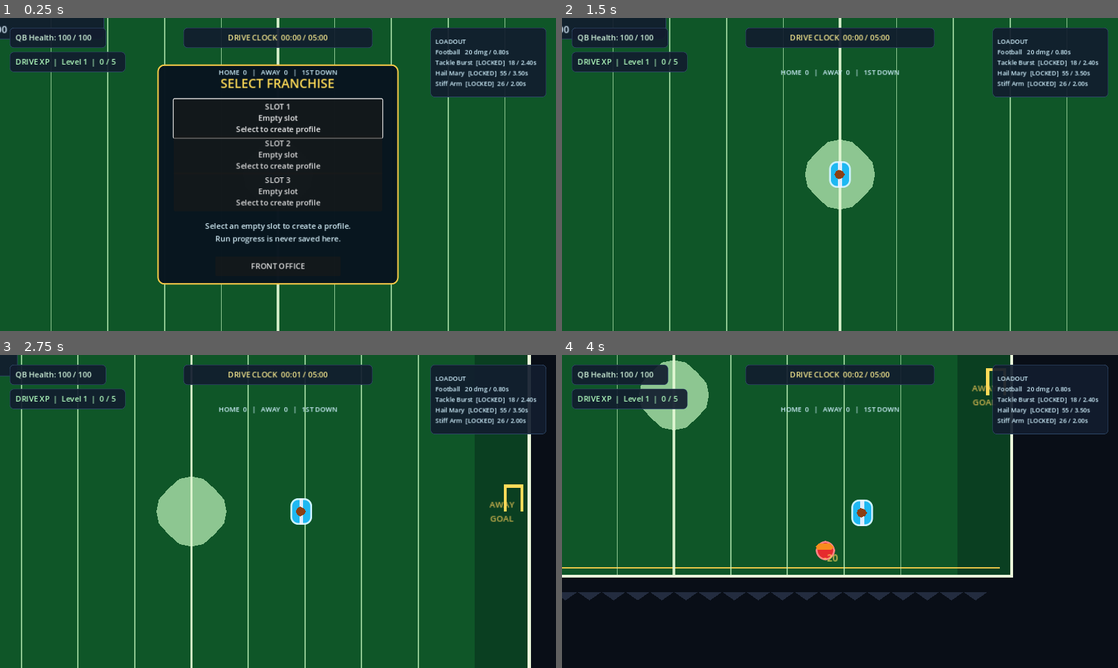
Above: before the commit, frames 1-4 (two rows, left to right).
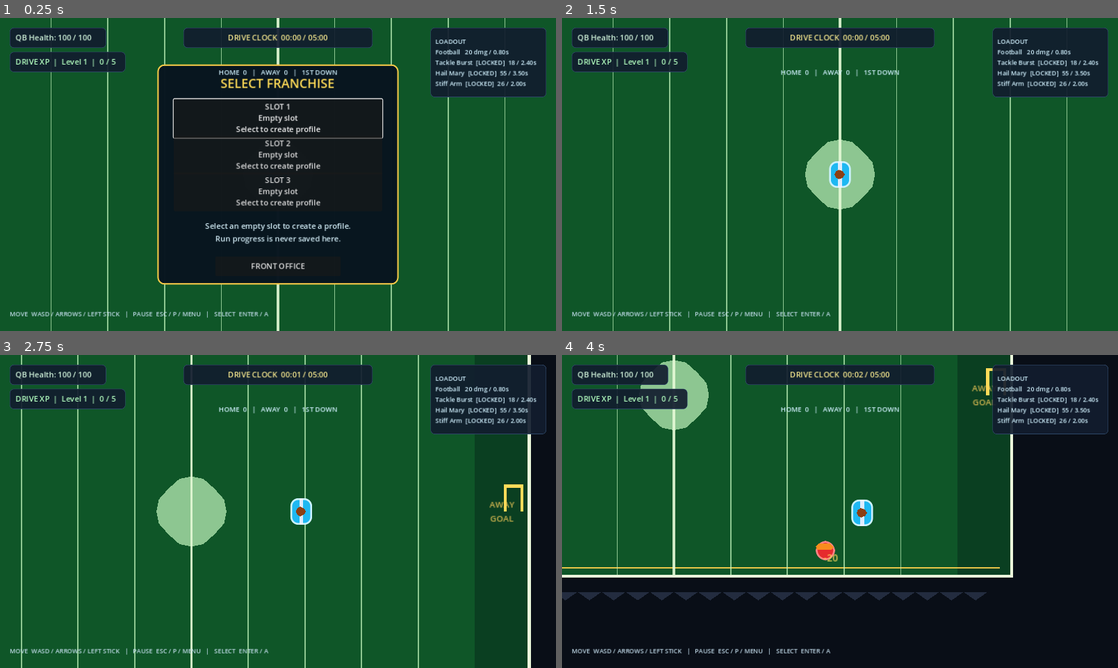
Above: after the commit, the same moments.

Repository: bulmaspanties/Football-Survivation
Game: Godot game, scene res://scenes/Main.tscn
Same seed, same stepped clock (60 frames per second), same inputs: the game is played once before the commit and once after it.
Inputs:
- Up to frame 1 (0.25 s): no input
- Up to frame 2 (1.5 s): click "SLOT 1 Empty slot Select to c…" at 0.5 s; click "KICK OFF" at 1.25 s
- Up to frame 3 (2.75 s): tap Enter at 2 s; hold D (move_right) from 2.03 s (still down)
- Up to frame 4 (4 s): release D (move_right) at 2.78 s; hold S (move_down) 2.78-3.53 s; hold D (move_right) from 3.53 s (still down)

The runs differ from the first frame. In frame 1, 1.1% of the frame differs, in the area x 0-49%, y 0-96%; in frame 2, 1.1%; in frame 3, 0.6%; in frame 4, 0.4%.

Commit message:
Fix controller actions and weapon activation
Co-authored-by: Copilot App <223556219+Copilot@users.noreply.github.com>

Diff:
--- a/project.godot
+++ b/project.godot
@@ -47,5 +47,29 @@
 }
 pause_game={
 "deadzone": 0.2,
-"events": [Object(InputEventKey,"physical_keycode":4194305), Object(InputEventKey,"physical_keycode":80), Object(InputEventJoypadButton,"button_index":6), Object(InputEventJoypadButton,"button_index":7)]
+"events": [Object(InputEventKey,"physical_keycode":4194305), Object(InputEventKey,"physical_keycode":80), Object(InputEventJoypadButton,"button_index":4), Object(InputEventJoypadButton,"button_index":5), Object(InputEventJoypadButton,"button_index":6)]
 }
+ui_accept={
+"deadzone": 0.2,
+"events": [Object(InputEventKey,"physical_keycode":4194309), Object(InputEventKey,"physical_keycode":32), Object(InputEventJoypadButton,"button_index":0)]
+}
+ui_cancel={
+"deadzone": 0.2,
+"events": [Object(InputEventKey,"physical_keycode":4194305), Object(InputEventJoypadButton,"button_index":1)]
+}
+ui_up={
+"deadzone": 0.2,
+"events": [Object(InputEventKey,"physical_keycode":4194320), Object(InputEventJoypadButton,"button_index":11)]
+}
+ui_down={
+"deadzone": 0.2,
+"events": [Object(InputEventKey,"physical_keycode":4194322), Object(InputEventJoypadButton,"button_index":12)]
+}
+ui_left={
+"deadzone": 0.2,
+"events": [Object(InputEventKey,"physical_keycode":4194319), Object(InputEventJoypadButton,"button_index":13)]
+}
+ui_right={
+"deadzone": 0.2,
+"events": [Object(InputEventKey,"physical_keycode":4194321), Object(InputEventJoypadButton,"button_index":14)]
+}
--- a/scenes/Main.tscn
+++ b/scenes/Main.tscn
@@ -262,6 +262,7 @@
 boss_scene = ExtResource("10_boss")
 
 [node name="Instructions" type="Panel" parent="."]
+visible = false
 offset_left = -548.0
 offset_top = -288.0
 offset_right = -288.0
@@ -279,6 +280,18 @@
 vertical_alignment = 1
 
 [node name="HUD" type="CanvasLayer" parent="."]
+
+[node name="ControlsHint" type="Label" parent="HUD"]
+process_mode = 3
+offset_left = 20.0
+offset_top = 596.0
+offset_right = 560.0
+offset_bottom = 630.0
+theme_override_colors/font_color = Color(0.78, 0.88, 0.94, 0.95)
+theme_override_font_sizes/font_size = 13
+text = "MOVE  WASD / ARROWS / LEFT STICK   |   PAUSE  ESC / P / MENU   |   SELECT  ENTER / A"
+vertical_alignment = 1
+visible = false
 
 [node name="TitlePanel" type="Panel" parent="HUD"]
 process_mode = 3
--- a/scripts/hail_mary_weapon.gd
+++ b/scripts/hail_mary_weapon.gd
@@ -16,7 +16,7 @@
 	set_process(false)
 
 func _process(delta: float) -> void:
-	if not is_instance_valid(_player) or _player.health <= 0.0:
+	if not unlocked or not is_instance_valid(_player) or _player.health <= 0.0:
 		return
 	_cooldown_remaining = maxf(_cooldown_remaining - delta, 0.0)
 	if _cooldown_remaining > 0.0:
@@ -51,6 +51,10 @@
 	unlocked = true
 	set_process(true)
 
+func activate() -> void:
+	unlocked = true
+	set_process(true)
+
 func upgrade_damage(amount: float) -> void:
 	projectile_damage += amount
 
--- a/scripts/main.gd
+++ b/scripts/main.gd
@@ -12,6 +12,7 @@
 @onready var boss_status: Label = $HUD/BossStatus
 @onready var wave_status: Label = $HUD/WaveStatus
 @onready var loadout_label: Label = $HUD/LoadoutPanel/LoadoutLabel
+@onready var controls_hint: Label = $HUD/ControlsHint
 @onready var upgrade_panel: Panel = $HUD/UpgradePanel
 @onready var upgrade_title: Label = $HUD/UpgradePanel/UpgradeTitle
 @onready var upgrade_buttons: Array[Button] = [
@@ -116,6 +117,7 @@
 	enemy_spawner.set_process(false)
 	get_tree().paused = true
 	call_deferred("_focus_front_overlay")
+	_show_controls_hint()
 
 func _configure_focus() -> void:
 	_set_vertical_focus([
@@ -388,12 +390,32 @@
 	wave_status.visible = false
 	player.set_physics_process(true)
 	auto_weapon.set_process(true)
-	tackle_weapon.set_process(player.tackle_unlocked)
-	hail_mary_weapon.set_process(player.hail_mary_unlocked)
-	stiff_arm.set_process(player.stiff_arm_unlocked)
+	if player.tackle_unlocked:
+		tackle_weapon.activate()
+	else:
+		tackle_weapon.set_process(false)
+	if player.hail_mary_unlocked:
+		hail_mary_weapon.activate()
+	else:
+		hail_mary_weapon.set_process(false)
+	if player.stiff_arm_unlocked:
+		stiff_arm.activate()
+	else:
+		stiff_arm.set_process(false)
 	_refresh_loadout_hud()
+	_show_controls_hint()
 	enemy_spawner.set_process(true)
 	get_tree().paused = false
+
+func _show_controls_hint() -> void:
+	if not is_instance_valid(controls_hint):
+		return
+	controls_hint.modulate = Color.WHITE
+	controls_hint.visible = true
+	var tween := create_tween()
+	tween.tween_interval(3.0)
+	tween.tween_property(controls_hint, "modulate:a", 0.0, 1.0)
+	tween.tween_callback(controls_hint.hide)
 
 func _refresh_loadout_hud() -> void:
 	if not is_instance_valid(loadout_label):
--- a/scripts/player.gd
+++ b/scripts/player.gd
@@ -89,7 +89,7 @@
 		"tackle_unlock":
 			if not tackle_unlocked:
 				tackle_unlocked = true
-				tackle.unlock()
+				tackle.activate()
 		"tackle_damage":
 			if tackle_unlocked:
 				tackle.upgrade_damage(10.0)
@@ -99,7 +99,7 @@
 		"hail_mary_unlock":
 			if not hail_mary_unlocked:
 				hail_mary_unlocked = true
-				hail_mary.unlock()
+				hail_mary.activate()
 		"hail_mary_damage":
 			if hail_mary_unlocked:
 				hail_mary.upgrade_damage(20.0)
@@ -109,7 +109,7 @@
 		"stiff_arm_unlock":
 			if not stiff_arm_unlocked:
 				stiff_arm_unlocked = true
-				stiff_arm.unlock()
+				stiff_arm.activate()
 		"stiff_arm_damage":
 			if stiff_arm_unlocked:
 				stiff_arm.upgrade_damage(10.0)
--- a/scripts/stiff_arm.gd
+++ b/scripts/stiff_arm.gd
@@ -15,7 +15,7 @@
 	set_process(false)
 
 func _process(delta: float) -> void:
-	if not is_instance_valid(_player) or _player.health <= 0.0:
+	if not unlocked or not is_instance_valid(_player) or _player.health <= 0.0:
 		return
 	_cooldown_remaining = maxf(_cooldown_remaining - delta, 0.0)
 	_feedback_remaining = maxf(_feedback_remaining - delta, 0.0)
@@ -41,6 +41,10 @@
 	unlocked = true
 	set_process(true)
 
+func activate() -> void:
+	unlocked = true
+	set_process(true)
+
 func upgrade_damage(amount: float) -> void:
 	damage += amount
 
--- a/scripts/tackle_weapon.gd
+++ b/scripts/tackle_weapon.gd
@@ -15,7 +15,7 @@
 	set_process(false)
 
 func _process(delta: float) -> void:
-	if not is_instance_valid(_player) or _player.health <= 0.0:
+	if not unlocked or not is_instance_valid(_player) or _player.health <= 0.0:
 		return
 	_cooldown_remaining = maxf(_cooldown_remaining - delta, 0.0)
 	_feedback_remaining = maxf(_feedback_remaining - delta, 0.0)
@@ -41,6 +41,10 @@
 	unlocked = true
 	set_process(true)
 
+func activate() -> void:
+	unlocked = true
+	set_process(true)
+
 func upgrade_damage(amount: float) -> void:
 	damage += amount
 
Not shown, changed: README.md
